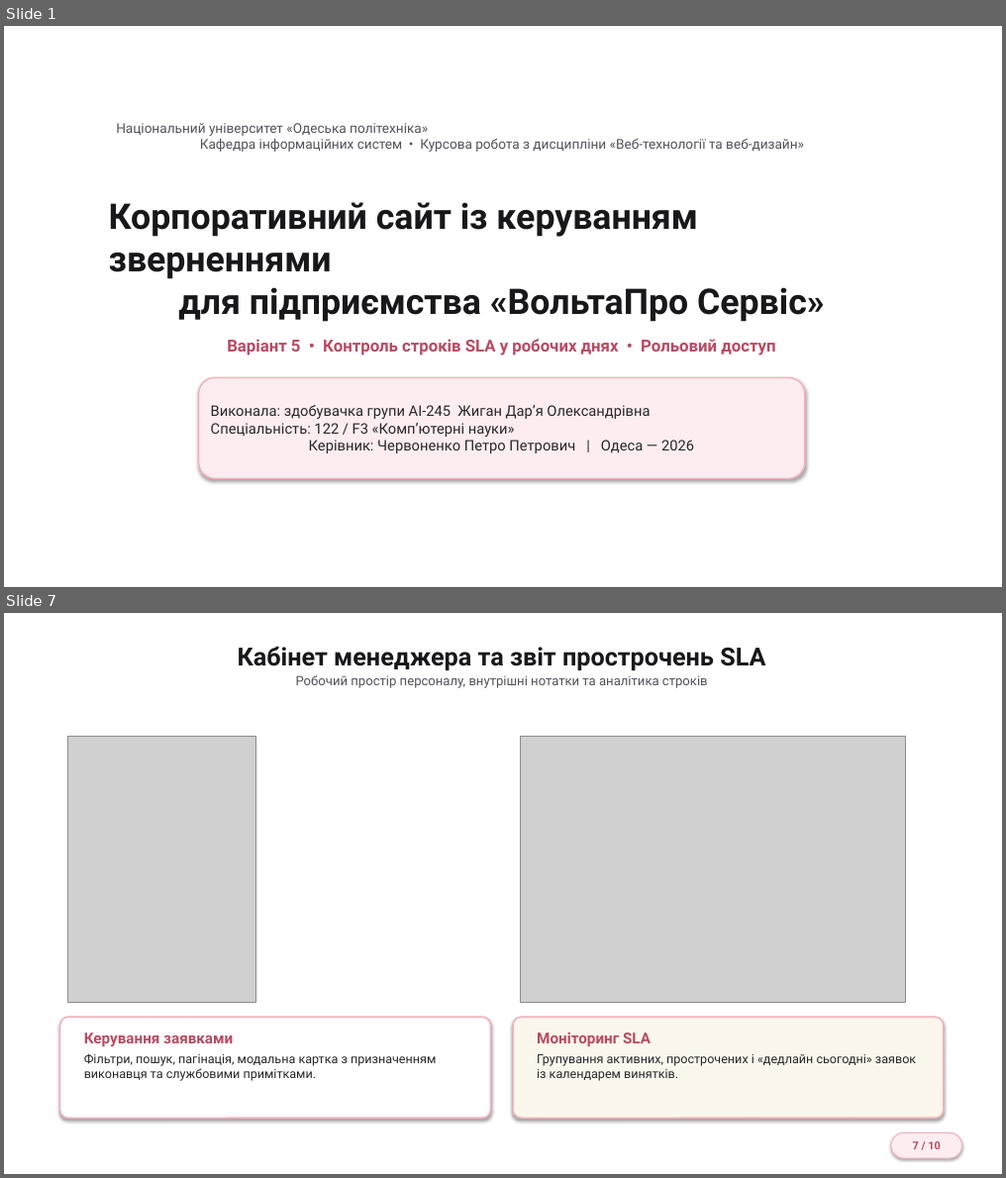
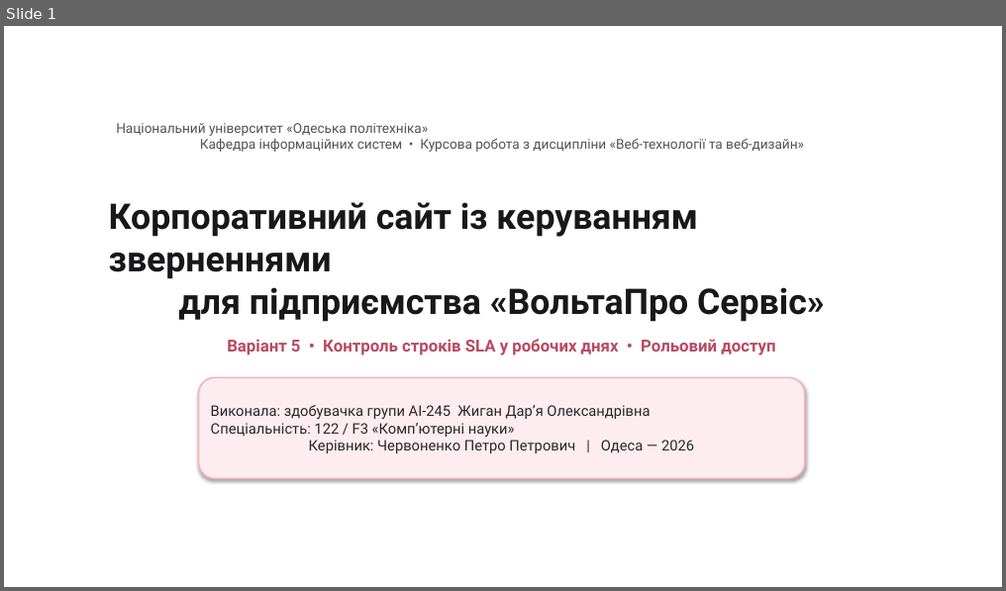
Before and after one commit to Zhyhan245/voltapro-service-inquiries, a slide deck: docs/Презентація_Жиган_Д_О_АІ-245.pptx. Shown one above the other, each under a label of ours: slides 1 and 7 before the commit, slide 1 after it; the slides between them are not shown. The pictures are 1006x1178 and 1006x591 pixels, drawn with LibreOffice and Linux fonts; fonts in the diff are those of the drawing; grey boxes stand for pictures; background and template pictures are left out. Boxes give left, top, right and bottom in pixels: in the first picture for what was removed or moved away, otherwise in the second. Text is boxed around its words. In the diff, an @@ line names an element or a change of style, - is before the commit and + after.

```diff
--- a/docs/Презентація_Жиган_Д_О_АІ-245.pptx
+++ b/docs/Презентація_Жиган_Д_О_АІ-245.pptx
@@ slide 7 removed at [4,613,1002,1174], background picture (left out) @@
@@ text removed at [238,647,765,688] @@
-Кабінет менеджера та звіт прострочень SLA
-Робочий простір персоналу, внутрішні нотатки та аналітика строків
@@ picture removed at [67,737,255,1002] @@
@@ picture removed at [521,737,905,1002] @@
@@ rounded rectangle removed at [60,1017,491,1118] @@
@@ rounded rectangle removed at [513,1017,944,1118] @@
@@ text removed at [84,1033,436,1081] @@
-Керування заявками
-Фільтри, пошук, пагінація, модальна картка з призначенням виконавця та службовими примітками.
@@ text removed at [537,1033,916,1081] @@
-Моніторинг SLA
-Групування активних, прострочених і «дедлайн сьогодні» заявок із календарем винятків.
@@ rounded rectangle removed at [891,1134,962,1158] @@
-7 / 10
```
Also in this commit, not shown: 6 slides changed, 6 slides added, 2 other slides removed.
